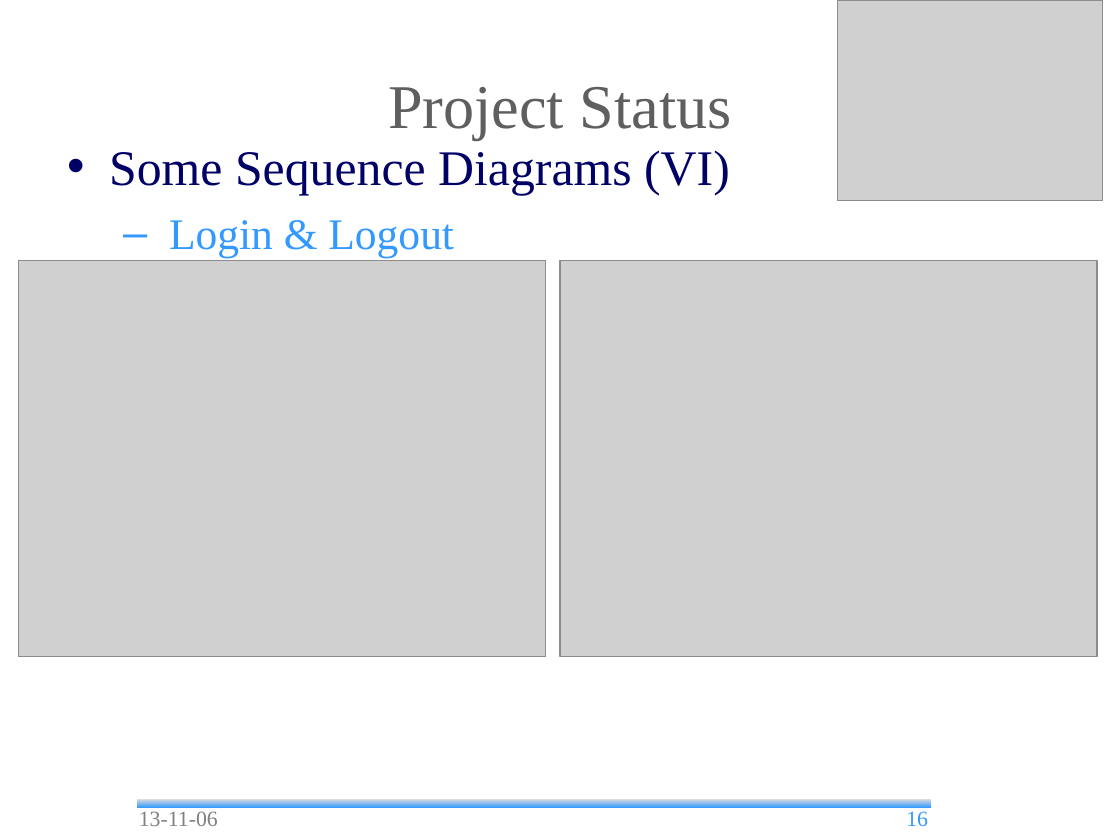
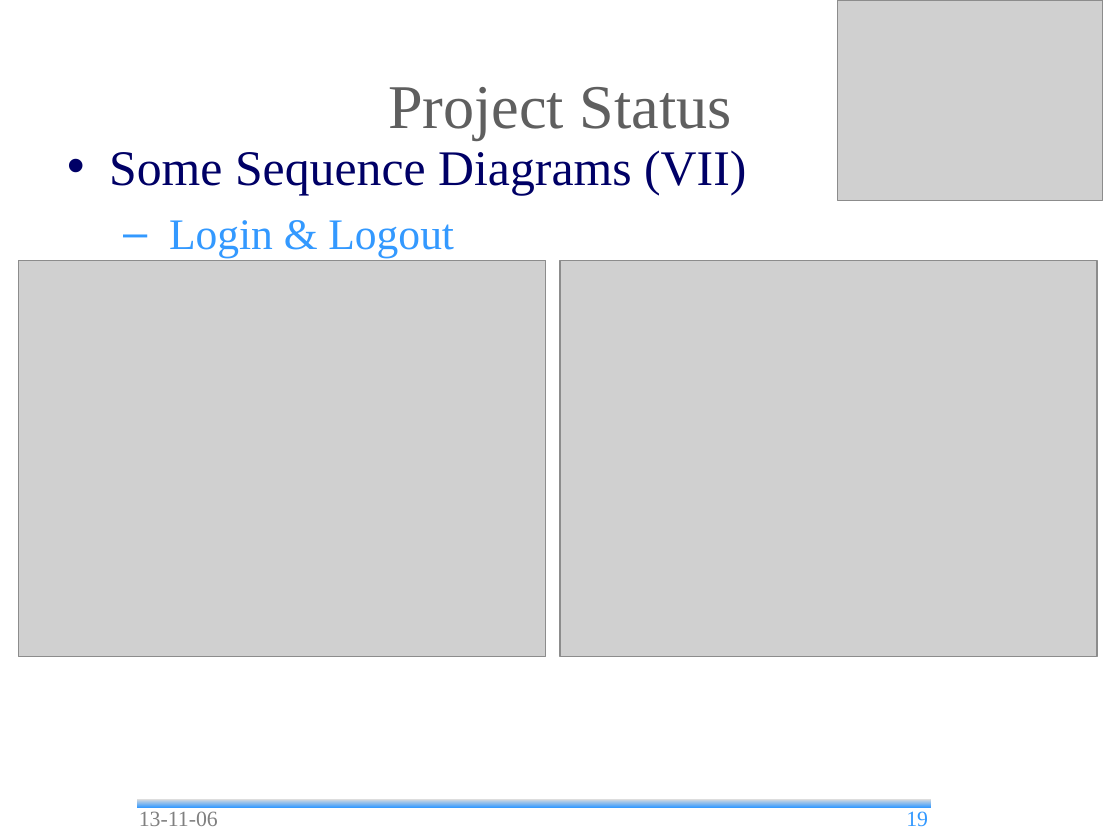
Before and after one commit to andrea-bottoli/DSD, a slide deck: slide 19 of Documentation/Presentation/13_45/Status_Report.odp (slide 16 before the commit). Drawn at 1120x840 pixels with LibreOffice and Linux fonts; fonts in the diff are those of the drawing; grey boxes stand for pictures; background and template pictures are left out. Boxes give left, top, right and bottom in pixels: in the first picture for what was removed or moved away, otherwise in the second. Text is boxed around its words. In the diff, an @@ line names an element or a change of style, - is before the commit and + after.

Commit message:
Status Report and Some Changes in Folders

```diff
--- a/Documentation/Presentation/13_45/Status_Report.odp
+++ b/Documentation/Presentation/13_45/Status_Report.odp
@@ text at (x1=109, y1=150, x2=746, y2=195): text changed @@
-• Some Sequence Diagrams (VI)
+• Some Sequence Diagrams (VII)
@@ page number at (x1=906, y1=811, x2=928, y2=827): text changed @@
-16
+19
```
Also in this commit, not shown: 7 other slides changed, 3 slides added, 22 other files.
